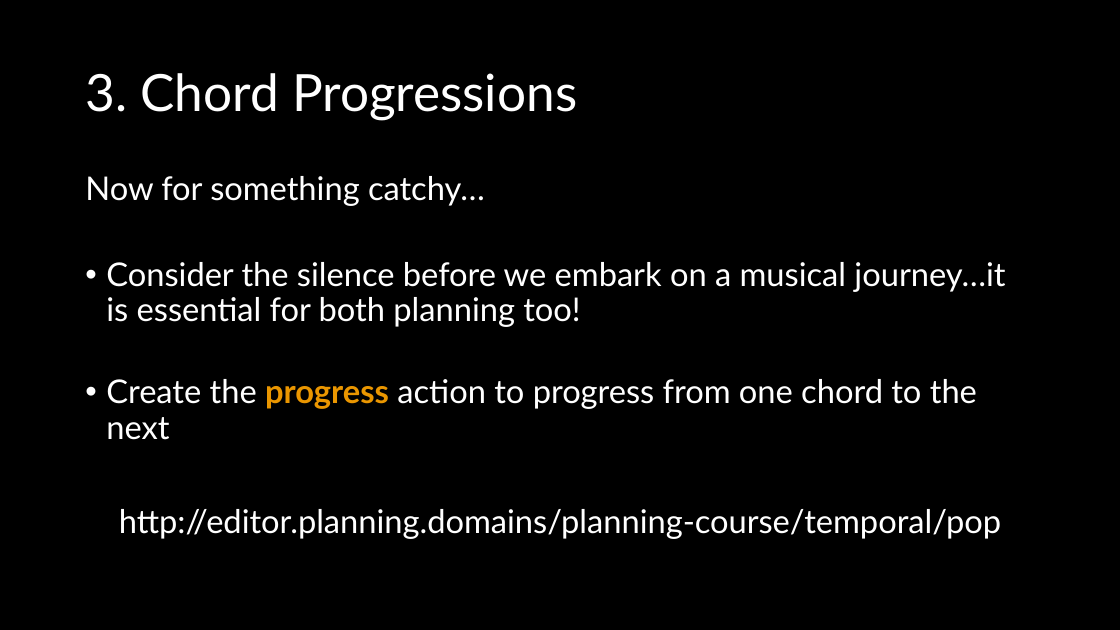
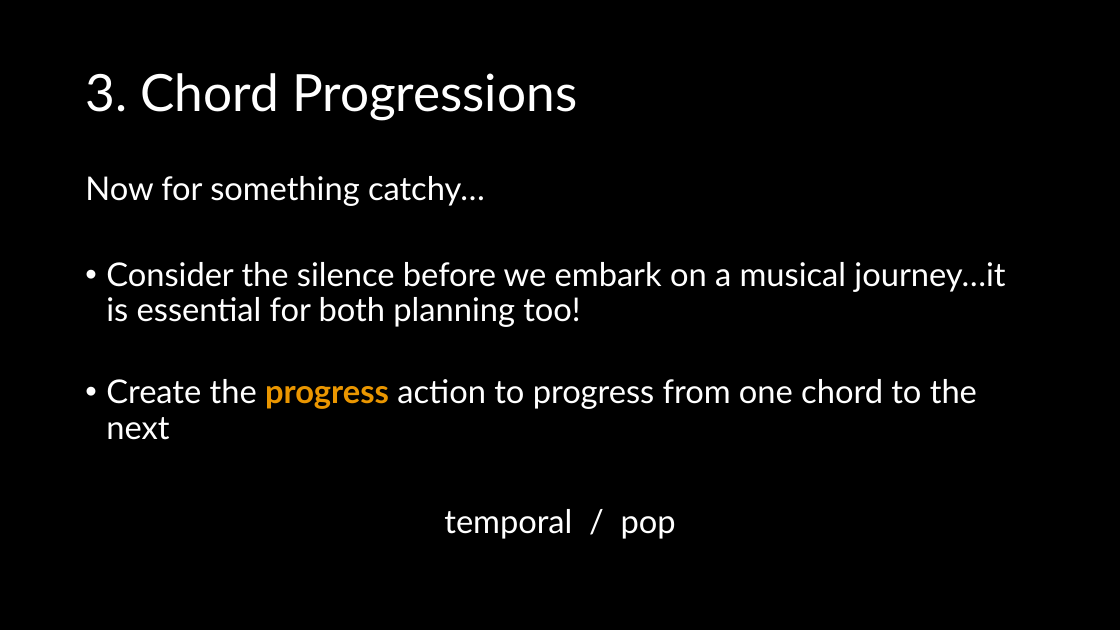
Before and after one commit to AI-Planning/modeling-in-pddl, a slide deck: slide 14 of exercises/cisc-813/temporal/slides.pptx. Drawn at 1120x630 pixels with LibreOffice and Linux fonts; fonts in the diff are those of the drawing. Boxes give left, top, right and bottom in pixels: in the first picture for what was removed or moved away, otherwise in the second. Text is boxed around its words. In the diff, an @@ line names an element or a change of style, - is before the commit and + after.

```diff
--- a/exercises/cisc-813/temporal/slides.pptx
+++ b/exercises/cisc-813/temporal/slides.pptx
@@ text at (x1=444, y1=509, x2=676, y2=539): text changed @@
-http://editor.planning.domains/planning-course/temporal/pop
+temporal / pop
```
Also in this commit, not shown: 9 other slides changed, 7 other files.
